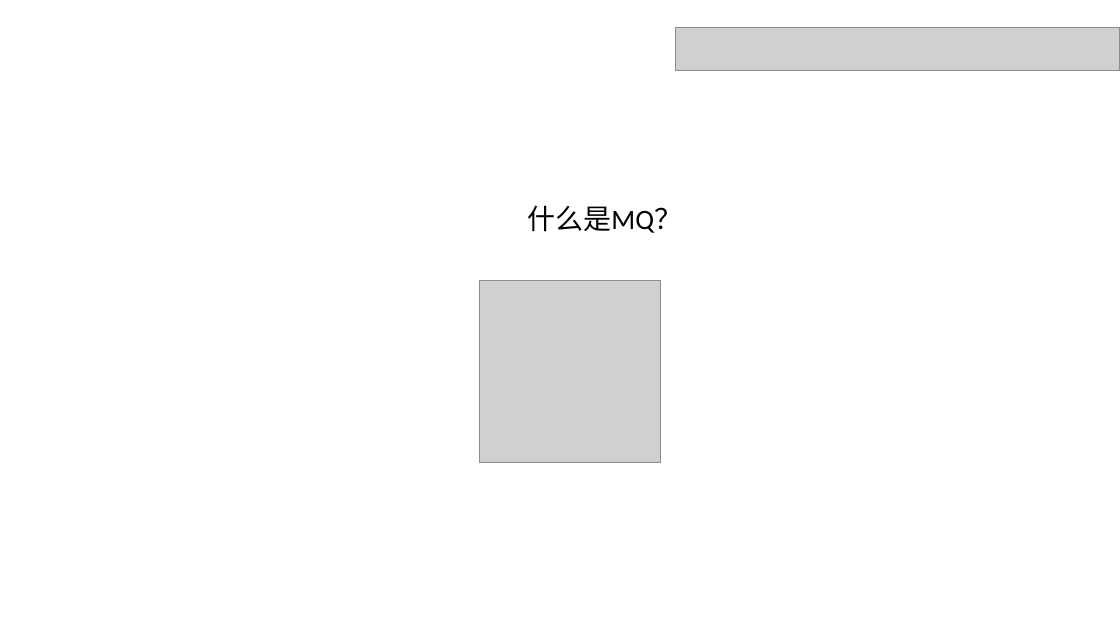
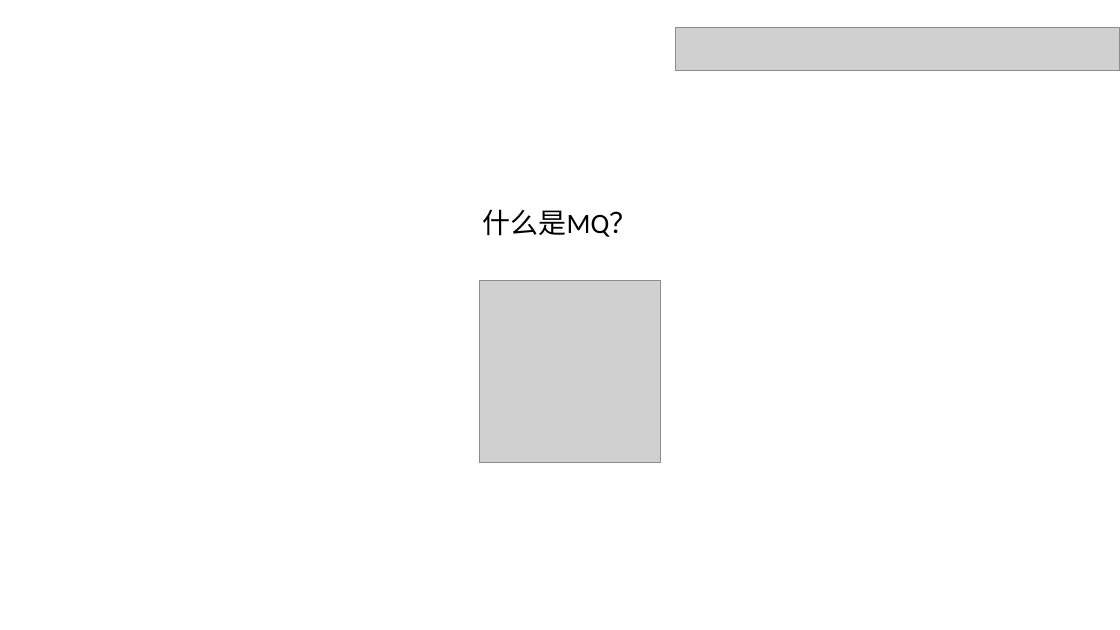
Before and after one commit to dxh122685692/doc, a slide deck: slide 10 of 分享.pptx. Drawn at 1120x630 pixels with LibreOffice and Linux fonts; fonts in the diff are those of the drawing; grey boxes stand for pictures. Boxes give left, top, right and bottom in pixels: in the first picture for what was removed or moved away, otherwise in the second. Text is boxed around its words. In the diff, an @@ line names an element or a change of style, - is before the commit and + after.

```diff
--- a/分享.pptx
+++ b/分享.pptx
@@ text "什么是MQ？": place and size @@
-text "什么是MQ？" at box(527, 205, 682, 233)
+text "什么是MQ？" at box(483, 209, 638, 237)
```
Also in this commit, not shown: 3 other slides changed, 9 slides added, 6 slides removed.
